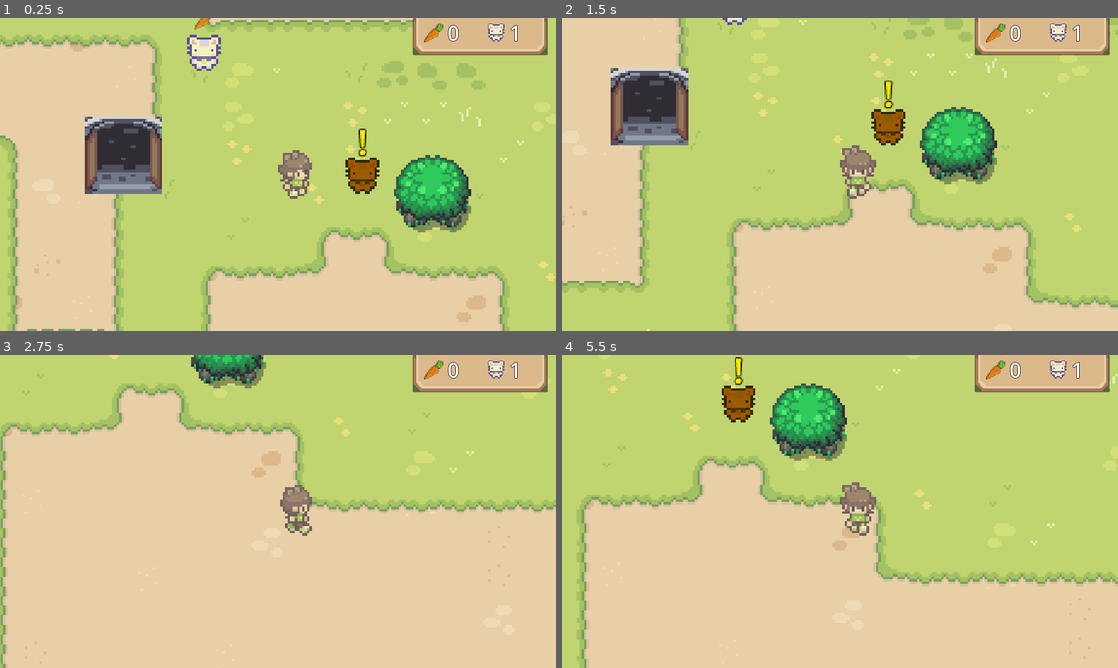
Above: before the commit, frames 1-4 (two rows, left to right).
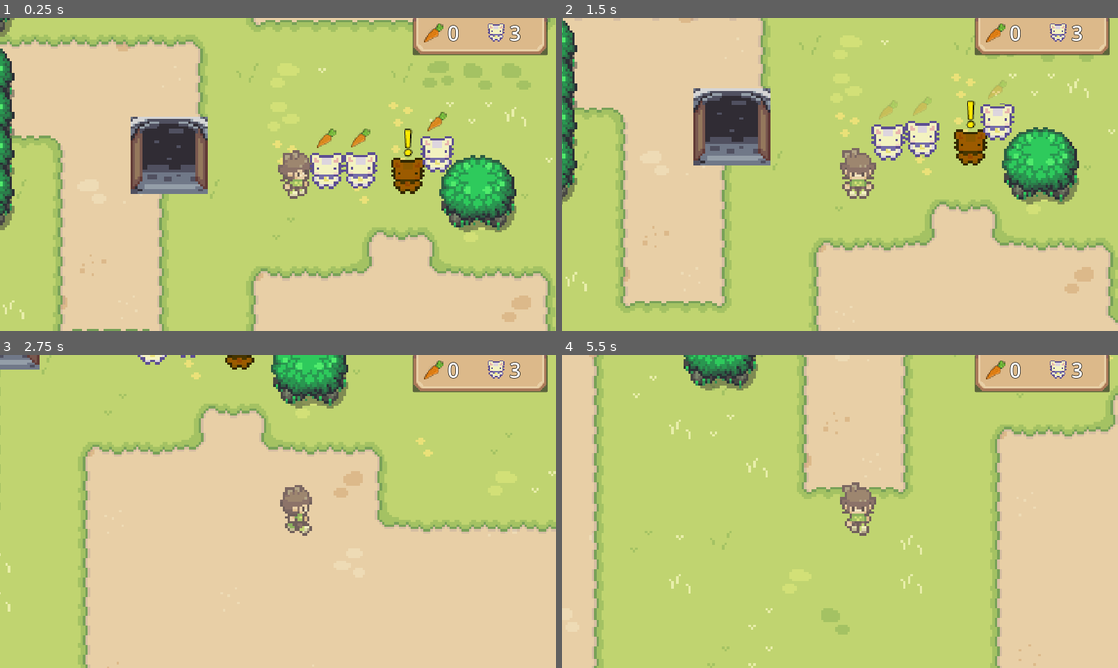
Above: after the commit, the same moments.

Repository: LukeRichardGoddard/GameJam2025
Game: Godot game, scene res://Scenes/GameScene/game_scene.tscn
The game is run twice, just before and just after one commit, with the same random seed, the same clock (stepped at 60 frames per second) and the same inputs.
Inputs:
- Up to frame 1 (0.25 s): no input
- Up to frame 2 (1.5 s): hold D (move_right) 0.53-1.28 s; tap Space (interact) at 0.6, 1.35 s; hold S (move_down) from 1.28 s (still down)
- Up to frame 3 (2.75 s): release S (move_down) at 2.03 s; hold D (move_right) from 2.03 s (still down); tap Space (interact) at 2.1 s
- Up to frame 4 (5.5 s): release D (move_right) at 2.78 s; hold W (move_up) 2.78-3.53 s; tap Space (interact) every 0.75 s from 2.85 to 5.1 s; hold A (move_left) 3.53-5.03 s; hold S (move_down) from 5.03 s (still down)

The runs differ from the first frame. In frame 1, 36% of the frame differs, in the area x 0-100%, y 0-100%; in frame 2, 49%; in frame 3, 27%; in frame 4, 65%.

Commit message:
move bunnies far away when they are in the global node

Diff:
--- a/Scenes/BrownBunny/brown_bunny.gd
+++ b/Scenes/BrownBunny/brown_bunny.gd
@@ -6,10 +6,12 @@
 var dialog_index: int = 0
 
 func _ready() -> void:
+	pass
+
+func _process(_delta: float) -> void:
 	if SceneManager.has_quest:
 		$Exclamation.visible = true
 
-func _process(_delta: float) -> void:
 	if Input.is_action_just_pressed("interact") and can_interact:
 		if SceneManager.bunny_count == 0:
 			dialog_lines = ["Thanks for feeding the\nbunnies!"]
--- a/Scenes/Bunny/bunny.gd
+++ b/Scenes/Bunny/bunny.gd
@@ -1,10 +1,11 @@
 extends CharacterBody2D
 class_name HungryBunny
-@export var bunny_name: String
 
 var has_been_fed: bool = false
 var can_interact: bool = false
 var carrot_tween = create_tween().set_loops()
+
+var spawn_position: Vector2
 
 var destination: Vector2
 var dist_to_dest: Vector2
--- a/Scenes/GameScene/game_scene.gd
+++ b/Scenes/GameScene/game_scene.gd
@@ -3,28 +3,36 @@
 var bunny_scene: PackedScene = preload("res://Scenes/Bunny/bunny.tscn")
 
 func _ready() -> void:
-	if SceneManager.has_quest:
-		var new_bunny = bunny_scene.instantiate()
-		new_bunny.position = Vector2(randi() % 100 - 50, randi() % 100 - 50)
-		new_bunny.bunny_name = "bunny" + str(SceneManager.bunny_count)
-		new_bunny.name = "Bunny" + str(SceneManager.bunny_count)
-		SceneManager.bunny_node.add_child(new_bunny)
-		SceneManager.bunny_count += 1
+	if SceneManager.start_game:
+		for i in 3:
+			new_bunny()
+		print(SceneManager.start_game)
+		SceneManager.start_game = false
 	bunny_loader()
 
 
 func _process(_delta: float) -> void:
 	pass
 
+func new_bunny():
+	var new_bunny = bunny_scene.instantiate()
+	new_bunny.position = Vector2(randi() % 100 - 50, randi() % 100 - 50)
+	new_bunny.name = "Bunny" + str(SceneManager.bunny_count)
+	SceneManager.bunny_node.add_child(new_bunny)
+	SceneManager.bunny_count += 1
+
 func bunny_loader():
 	if not SceneManager.bunny_node.get_child_count() == 0:
 		for i in SceneManager.bunny_node.get_children():
-			print("Found a child")
+			#i.set_process(true)
+			i.position = i.spawn_position
 			i.reparent($ObstacleLayer/Bunnies)
 
 func _exit_tree() -> void:
 	if not $ObstacleLayer/Bunnies.get_child_count() == 0:
 		for i in $ObstacleLayer/Bunnies.get_children():
-			print("Found a child")
+			#i.set_process(false)
+			i.spawn_position = i.position
+			i.position = Vector2(1000,1000)
 			i.reparent(SceneManager.bunny_node)
 			print(i.name)
--- a/Scenes/SceneManager/scene_manager.gd
+++ b/Scenes/SceneManager/scene_manager.gd
@@ -4,10 +4,10 @@
 
 var opened_chests: Array[String] = []
 
+var start_game: bool = true
 var has_quest: bool = true
 var carrot_count: int = 0
 var bunny_count: int = 0
-var bunnies: Array[PackedScene] = []
 var bunny_node
 
 func _ready() -> void:
